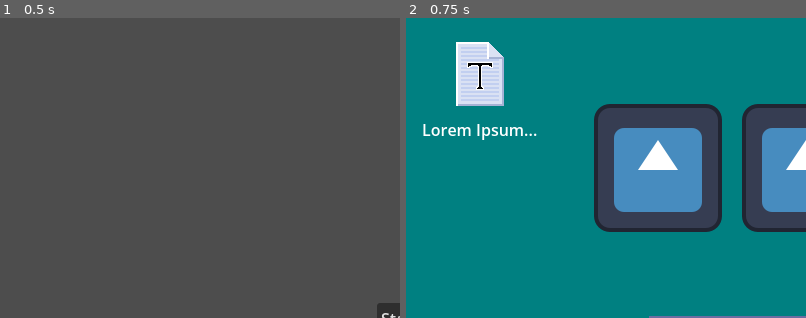
Above: before the commit, frames 1-2 (left to right).
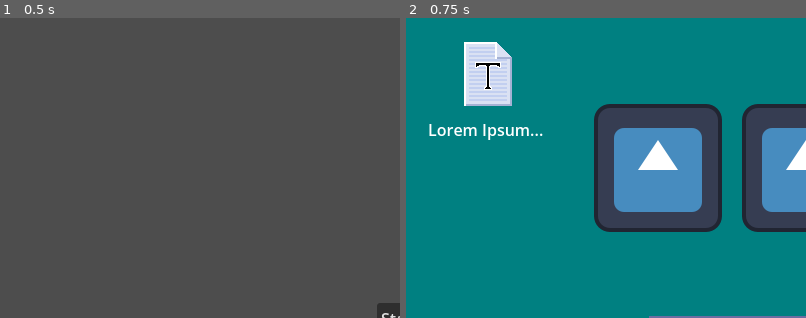
Above: after the commit, the same moments.

Repository: Deeeeelan/gmtk-game-jam-2026
Game: Godot game, scene res://scenes/title_screen.tscn
Same seed, same stepped clock (60 frames per second), same inputs: the game is played once before the commit and once after it. The engine's default icon, where the game draws it, is replaced by a stand-in: a white triangle on a blue panel in a dark square.
Inputs:
- Up to frame 1 (0.5 s): no input
- Up to frame 2 (0.75 s): click "Start" at 0.5 s
The pictures show only the part of the screen within x 0-50%, y 0-50%; the shares and areas given below are measured in that part.

Frame 1 is identical in both runs. In frame 2, 2.0% of the frame differs, in the area x 4-35%, y 8-41%.

Commit message:
Import other app icons
Rename files according to specifications

Diff:
--- a/scenes/game.tscn
+++ b/scenes/game.tscn
@@ -3,10 +3,10 @@
 [ext_resource type="Script" uid="uid://dtnxmryvuac7n" path="res://scripts/game_manager.gd" id="1_yqjtg"]
 [ext_resource type="Texture2D" uid="uid://x8s3v33dnavy" path="res://assets/images/desktop/taskbar.png" id="2_u5sy4"]
 [ext_resource type="Texture2D" uid="uid://bmf64qaw1ftmg" path="res://assets/images/icon.svg" id="2_yqjtg"]
-[ext_resource type="Texture2D" uid="uid://cmn27ifrauvil" path="res://assets/images/app-icons/word.png" id="4_gee14"]
-[ext_resource type="Texture2D" uid="uid://d3ljwj3vn4r3j" path="res://assets/images/os-window/9slice-topbar.png" id="5_0tnpc"]
-[ext_resource type="Texture2D" uid="uid://cvjc3l51x0i53" path="res://assets/images/os-window/topbar-close.png" id="6_vtaks"]
-[ext_resource type="Texture2D" uid="uid://b4i3o5ydoxatb" path="res://assets/images/os-window/9slice-window.png" id="7_kvpfn"]
+[ext_resource type="Texture2D" uid="uid://cmn27ifrauvil" path="res://assets/images/app_icons/word.png" id="4_gee14"]
+[ext_resource type="Texture2D" uid="uid://d3ljwj3vn4r3j" path="res://assets/images/os_window/9slice_topbar.png" id="5_0tnpc"]
+[ext_resource type="Texture2D" uid="uid://cvjc3l51x0i53" path="res://assets/images/os_window/topbar_close.png" id="6_vtaks"]
+[ext_resource type="Texture2D" uid="uid://b4i3o5ydoxatb" path="res://assets/images/os_window/9slice_window.png" id="7_kvpfn"]
 
 [node name="Game" type="Node" unique_id=101121047]
 
@@ -109,8 +109,8 @@
 anchors_preset = -1
 anchor_right = 0.165
 anchor_bottom = 0.892
-offset_right = 8.0
-offset_bottom = 12.799988
+offset_right = 24.0
+offset_bottom = -379.2
 theme_override_constants/margin_left = 8
 theme_override_constants/margin_top = 8
 
Renamed: assets/images/app-icons/64temp.png -> assets/images/app_icons/64temp.png
Not shown, added: assets/images/app_icons/64temp.png.import
Binary file added: assets/images/app_icons/email.png
Not shown, changed: assets/images/app_icons/email.png.import
Binary file added: assets/images/app_icons/file_explorer.png
Not shown, changed: assets/images/app_icons/file_explorer.png.import
Renamed: assets/images/app-icons/notes.png -> assets/images/app_icons/notes.png
Not shown, changed: assets/images/app_icons/notes.png.import
Binary file added: assets/images/app_icons/powerpoint.png
Not shown, added: assets/images/app_icons/powerpoint.png.import
Binary file added: assets/images/app_icons/sign_document.png
Not shown, changed: assets/images/app_icons/sign_document.png.import
(and 10 more such lines)
